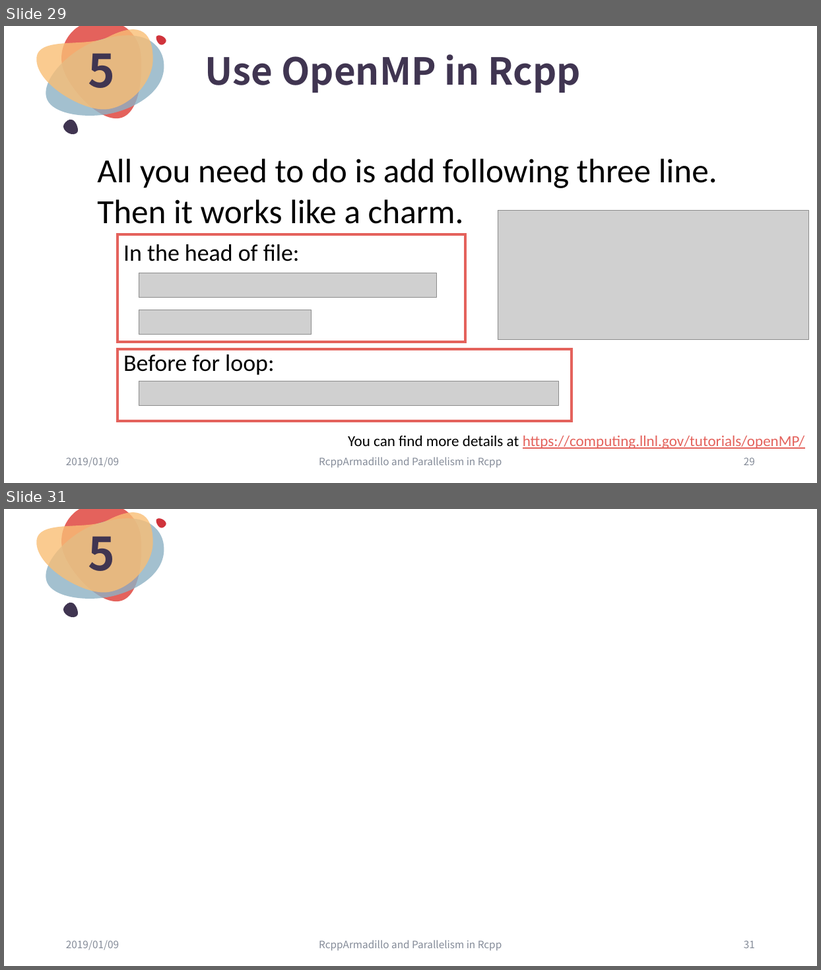
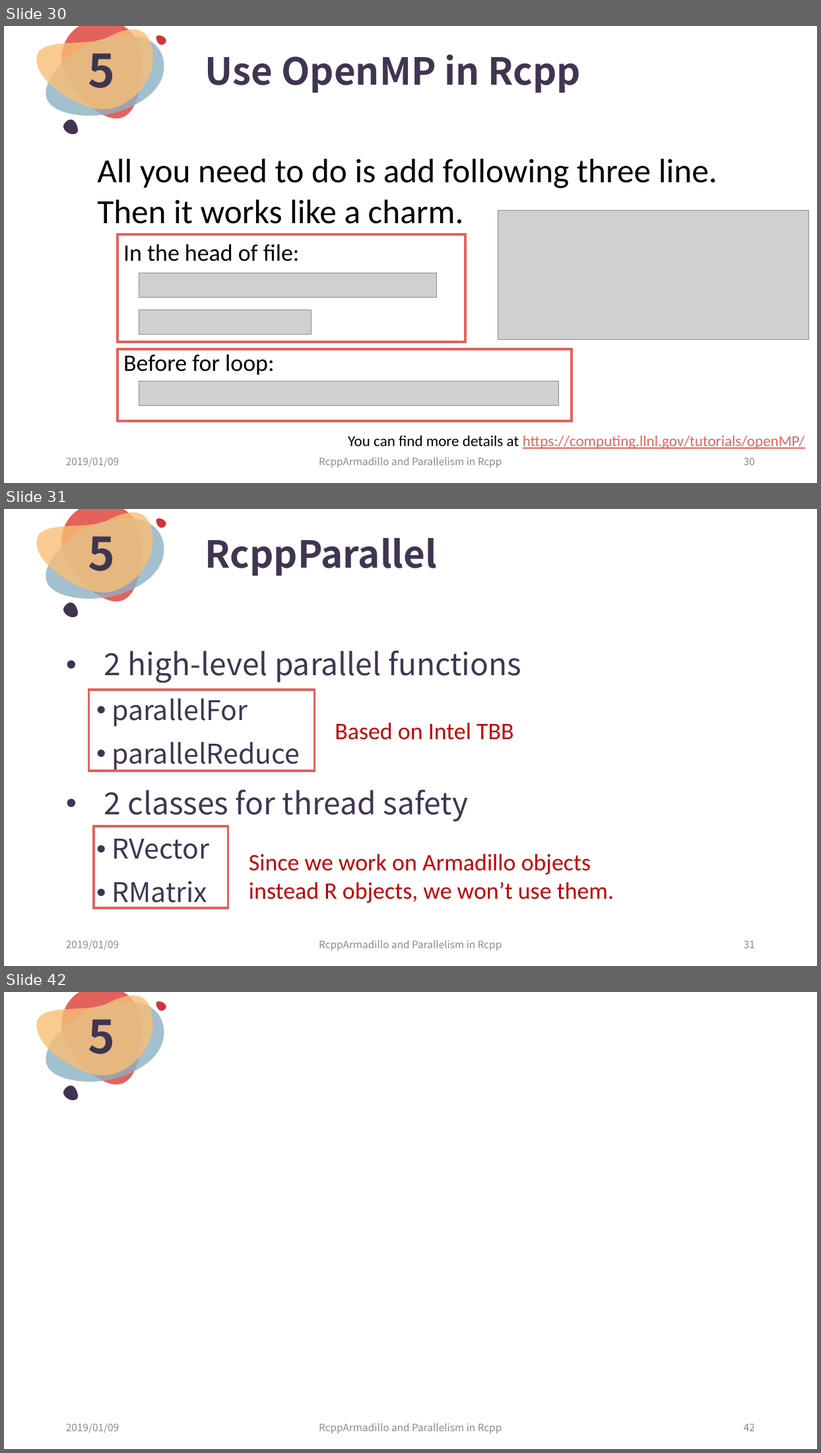
Before and after one commit to ChingChuan-Chen/Rcpp_RcppArmadillo_tutorial, a slide deck: leture_powerpoint_0109.pptx. Shown one above the other, each under a label of ours: slides 29 and 31 before the commit, slides 30, 31 and 42 after it; the slides between them are not shown. The pictures are 821x970 and 821x1453 pixels, drawn with LibreOffice and Linux fonts; fonts in the diff are those of the drawing; grey boxes stand for pictures. Boxes give left, top, right and bottom in pixels: in the first picture for what was removed or moved away, otherwise in the second. Text is boxed around its words. In the diff, an @@ line names an element or a change of style, - is before the commit and + after.

Commit message:
complete RcppParallel two examples

```diff
--- a/leture_powerpoint_0109.pptx
+++ b/leture_powerpoint_0109.pptx
@@ slide 31 added at [4, 509, 817, 966], background #FFFFFF; not listed: 5 template elements that a slide beside it also shows @@
@@ text added at [88, 524, 115, 571], 54 pt, text #403551, bold @@
+5
@@ title added at [205, 538, 437, 576], 44 pt, text #403551, bold @@
+RcppParallel
@@ text added at [104, 650, 521, 910], 36 pt, text #403551 @@
+• 2 high-level parallel functions
+  • parallelFor
+  • parallelReduce
+• 2 classes for thread safety
+  • RVector
+  • RMatrix
@@ rectangle added at [88, 690, 314, 771], outline #E4625C 3 pt @@
@@ text added at [335, 723, 514, 740], 28 pt, text #C00000 @@
+Based on Intel TBB
@@ rectangle added at [94, 827, 228, 908], outline #E4625C 3 pt @@
@@ text added at [249, 854, 614, 903], 28 pt, text #C00000 @@
+Since we work on Armadillo objects
+instead R objects, we won’t use them.
@@ text added at [66, 941, 119, 951], 12 pt, text #848B98 @@
+2019/01/09
@@ text added at [319, 941, 502, 951], 12 pt, text #848B98 @@
+RcppArmadillo and Parallelism in Rcpp
@@ page number added at [744, 941, 755, 949], 12 pt, text #848B98 @@
+31
@@ what was slide 29 is now slide 30 @@
@@ page number at [744, 458, 755, 466]: text changed @@
-29
+30
@@ what was slide 31 is now slide 42 @@
@@ page number at [744, 1424, 755, 1432]: text changed @@
-31
+42
```
Also in this commit, not shown: 3 slides changed, 10 other slides added, 6 other files.
